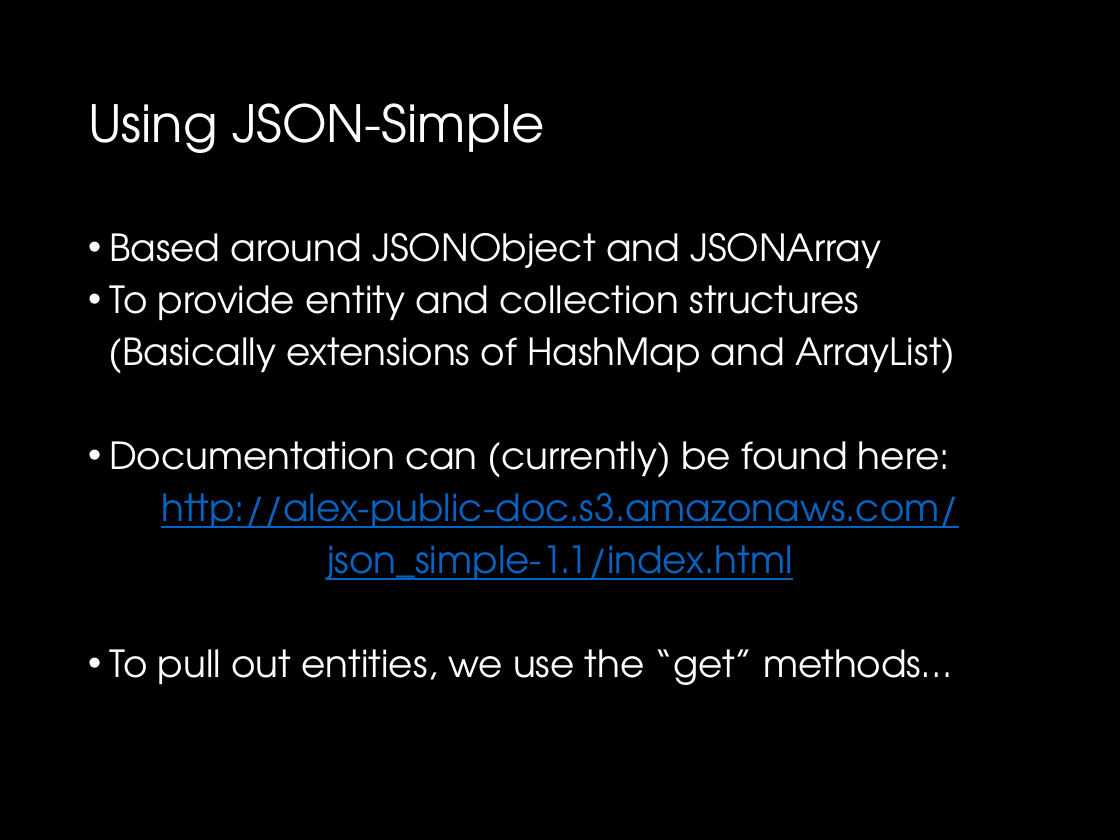
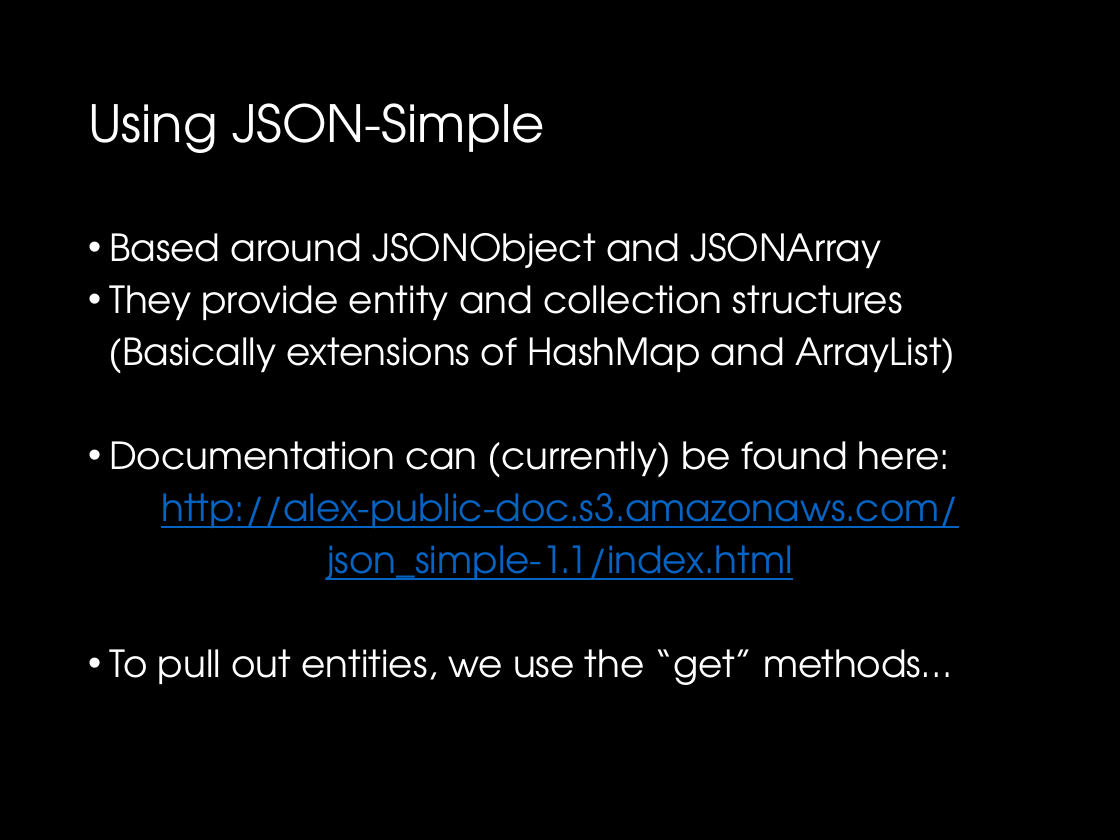
Before and after one commit to drslock/SPE2018, a slide deck: slide 12 of Lecture Slides/16 Spring JSON.pptx. Drawn at 1120x840 pixels with LibreOffice and Linux fonts; fonts in the diff are those of the drawing. Boxes give left, top, right and bottom in pixels: in the first picture for what was removed or moved away, otherwise in the second. Text is boxed around its words. In the diff, an @@ line names an element or a change of style, - is before the commit and + after.

```diff
--- a/Lecture Slides/16 Spring JSON.pptx
+++ b/Lecture Slides/16 Spring JSON.pptx
@@ text at (x1=109, y1=285, x2=903, y2=321): text changed @@
-• To provide entity and collection structures
+• They provide entity and collection structures
```
Also in this commit, not shown: 9 other slides changed, 1 slide added, 1 other file.
